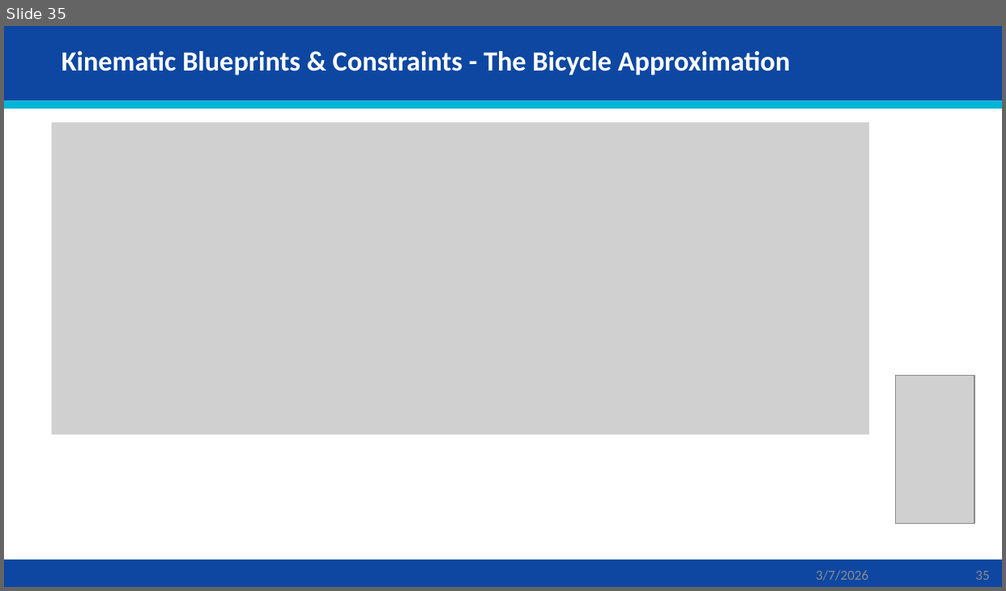
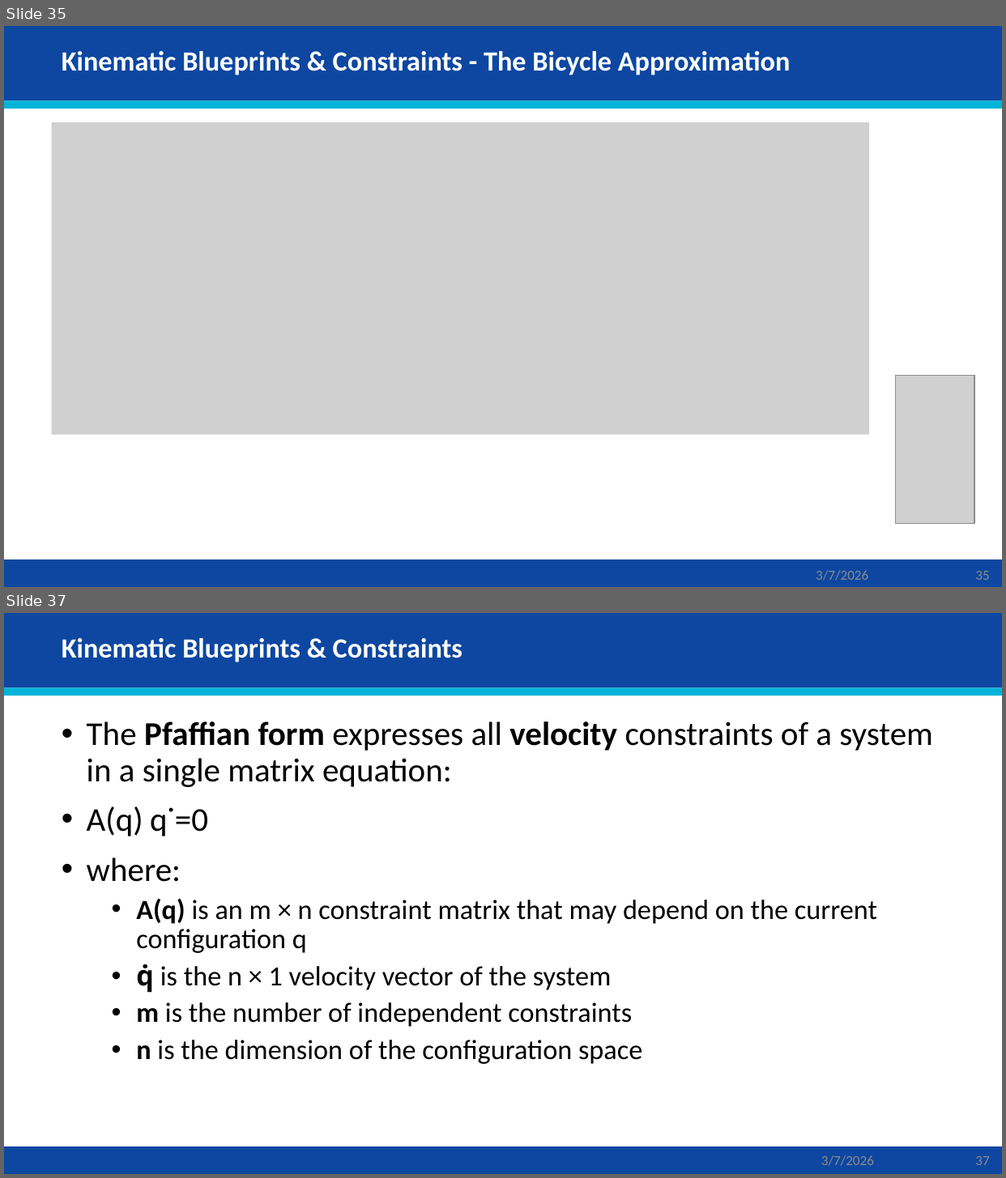
Before and after one commit to AbbadiAhmad/mobile_robots_course, a slide deck: Slides/Mod03/Mod03.pptx. Shown one above the other, each under a label of ours: slide 35 before the commit, slides 35 and 37 after it; the slides between them are not shown. The pictures are 1006x591 and 1006x1178 pixels, drawn with LibreOffice and Linux fonts; fonts in the diff are those of the drawing; grey boxes stand for pictures. Boxes give left, top, right and bottom in pixels: in the first picture for what was removed or moved away, otherwise in the second. Text is boxed around its words. In the diff, an @@ line names an element or a change of style, - is before the commit and + after.

```diff
--- a/Slides/Mod03/Mod03.pptx
+++ b/Slides/Mod03/Mod03.pptx
@@ slide 37 added at [4, 613, 1002, 1174], background #FFFFFF; not listed: 3 template elements that a slide beside it also shows @@
@@ title added at [62, 638, 462, 662], 20 pt, text #FFFFFF, bold @@
+Kinematic Blueprints & Constraints
@@ text added at [87, 722, 933, 1064], 20 pt, text #000000 @@
+• The Pfaffian form expresses all velocity constraints of a system in a single matrix equation:
+• A(q) q˙=0
+• where:
+  • A(q) is an m × n constraint matrix that may depend on the current configuration q
+  • q̇ is the n × 1 velocity vector of the system
+  • m is the number of independent constraints
+  • n is the dimension of the configuration space
@@ text added at [821, 1156, 874, 1166], 10 pt, text #8C8C8C @@
+3/7/2026
@@ page number added at [975, 1157, 989, 1165], 10 pt, text #8C8C8C @@
+37
```
Also in this commit, not shown: 3 slides changed, 20 other slides added.
